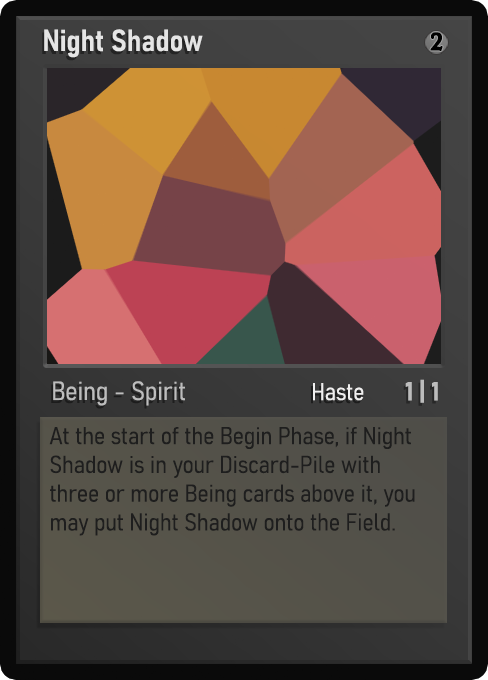
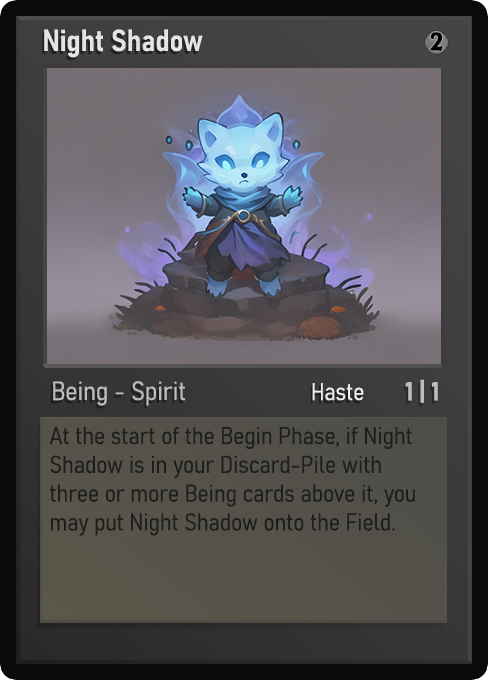
The second 488 x 680 image is a revision of the first. Changes to its layers:
painted on "Name" over [68, 29, 182, 57]
painted on "Class" over [53, 381, 156, 405]
painted on "Ability" over [312, 383, 363, 401]
painted on "Desc_norm" over [50, 427, 415, 536]
painted on "Artwork" over [47, 68, 441, 364]
